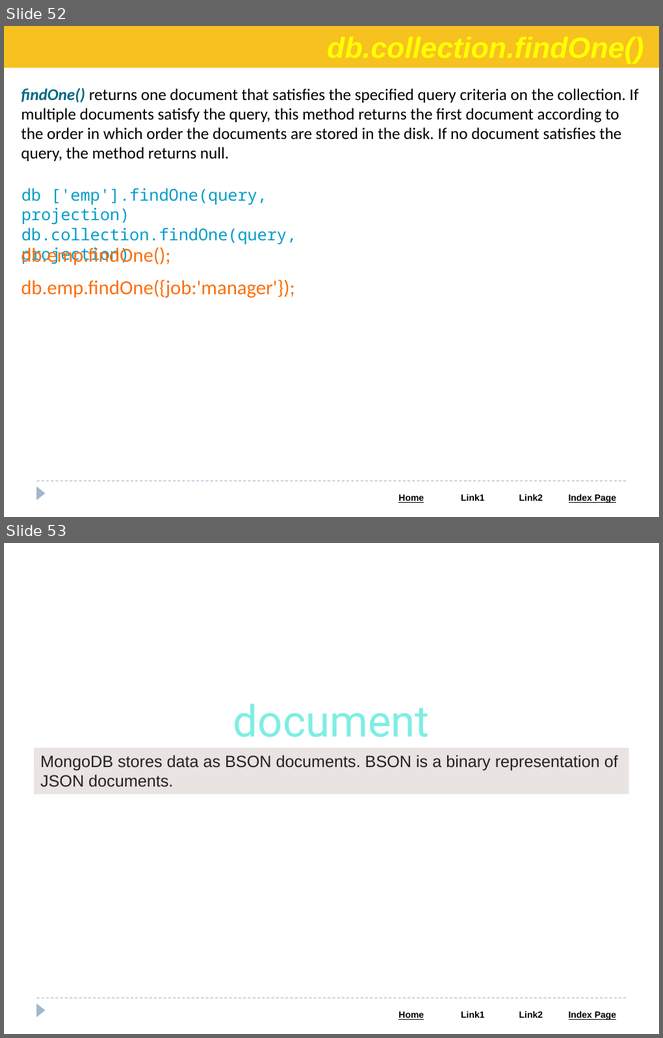
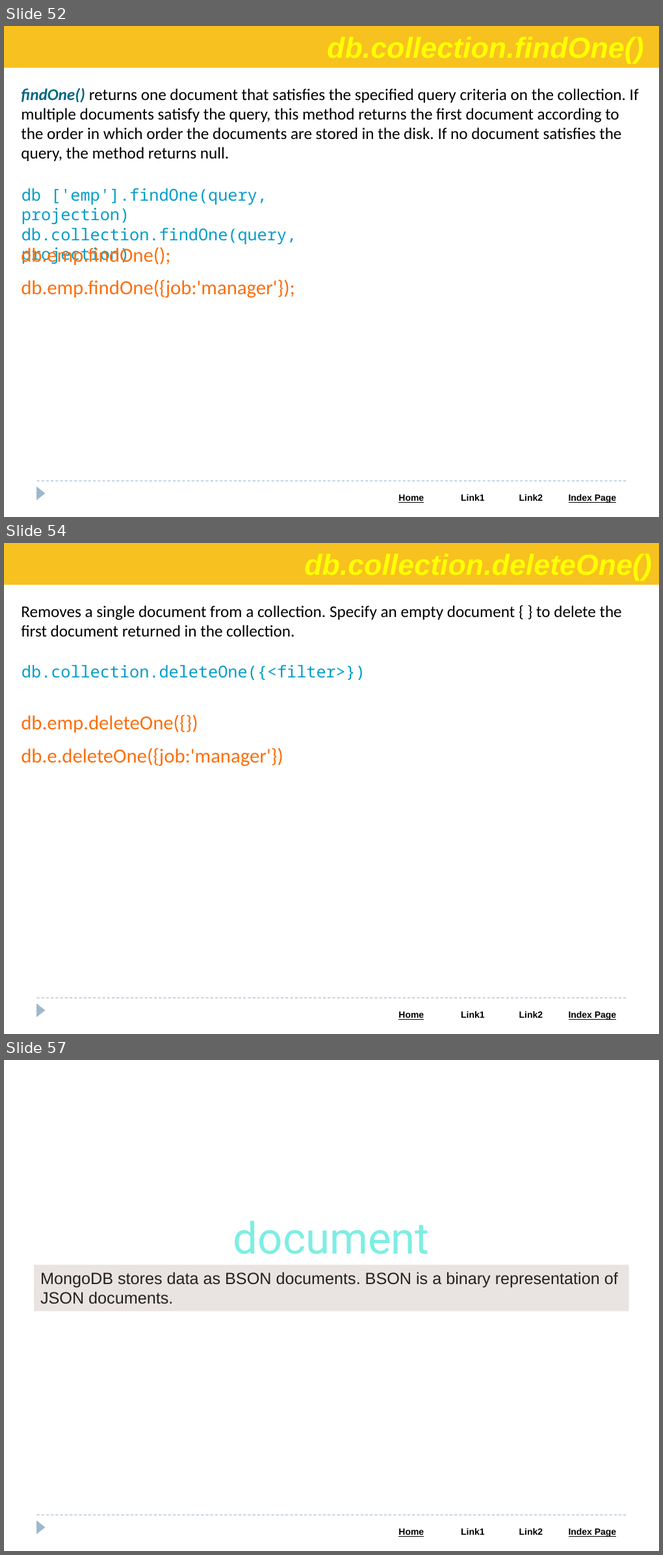
Before and after one commit to Saleel-Bagde/PPT-s, a slide deck: MongoDB PPT.pptx. Shown one above the other, each under a label of ours: slides 52 and 53 before the commit, slides 52, 54 and 57 after it; the slides between them are not shown. The pictures are 663x1038 and 663x1555 pixels, drawn with LibreOffice and Linux fonts; fonts in the diff are those of the drawing. Boxes give left, top, right and bottom in pixels: in the first picture for what was removed or moved away, otherwise in the second. Text is boxed around its words. In the diff, an @@ line names an element or a change of style, - is before the commit and + after.

```diff
--- a/MongoDB PPT.pptx
+++ b/MongoDB PPT.pptx
@@ slide 54 added at box(4, 543, 659, 1034), background #FFFFFF; not listed: 3 template elements that a slide beside it also shows @@
@@ rectangle added at box(4, 543, 659, 585), fill #F7C120 @@
@@ text added at box(21, 605, 622, 637), 18 pt, text #000000 @@
+Removes a single document from a collection. Specify an empty document { } to delete the first document returned in the collection.
@@ text added at box(22, 665, 365, 680), 18 pt, text #049DC8 @@
+db.collection.deleteOne({<filter>})
@@ text added at box(21, 715, 284, 767), 22 pt, text #FC6F0D @@
+db.emp.deleteOne({})
+db.e.deleteOne({job:'manager'})
@@ what was slide 53 is now slide 57 @@
```
Also in this commit, not shown: 3 other slides added.
